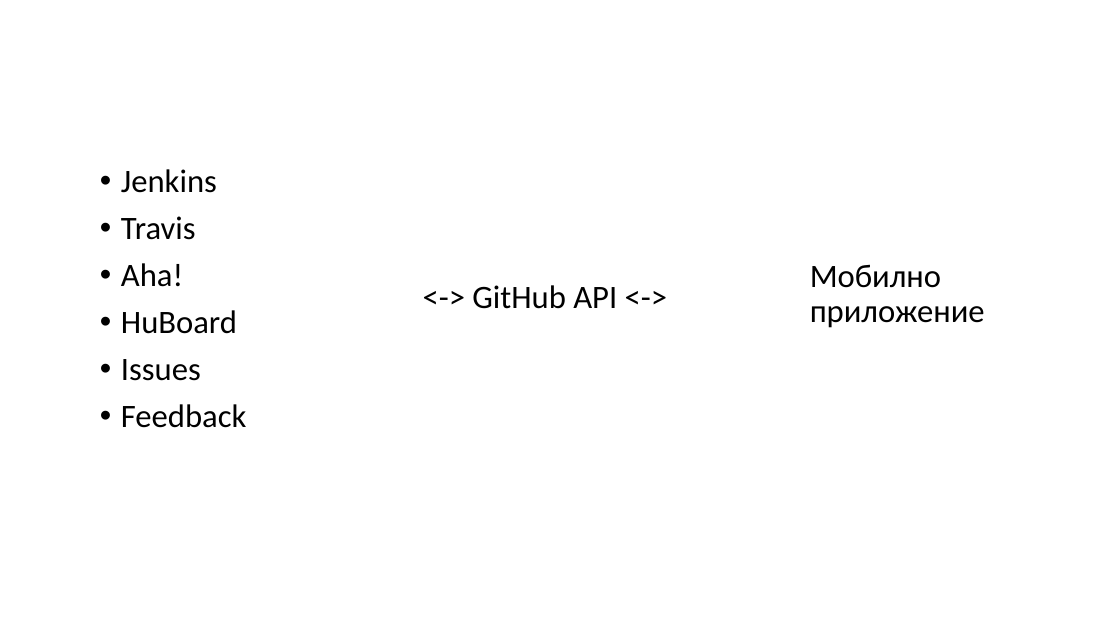
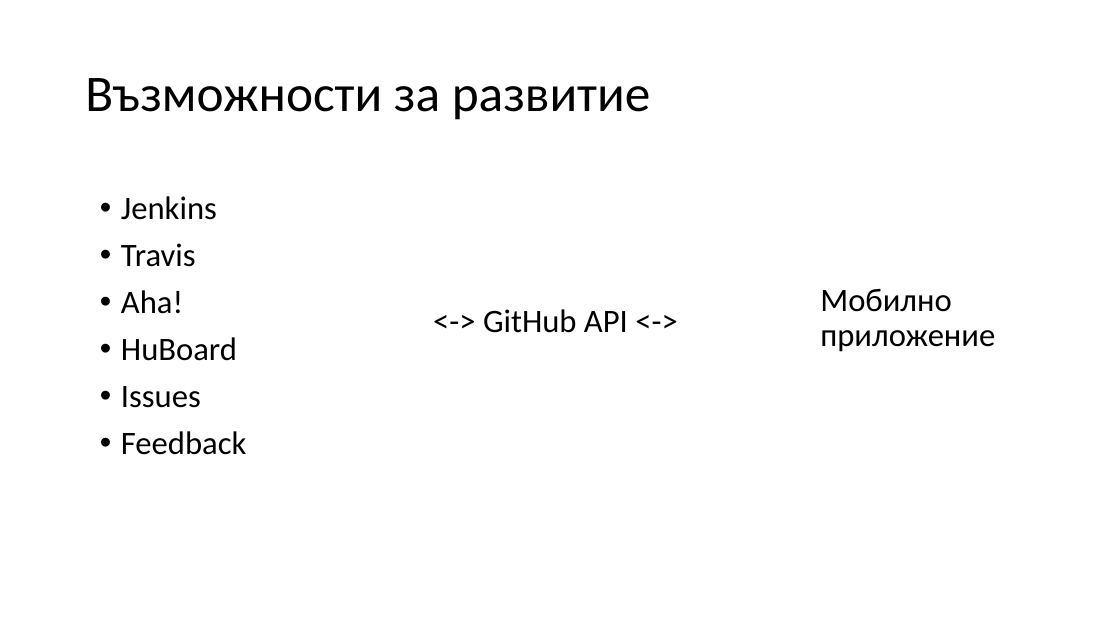
Before and after one commit to FireSt-dead/thesis, a slide deck: slide 8 of paperwork/presentation.ppt (slide 5 before the commit). Drawn at 1120x630 pixels with LibreOffice and Linux fonts; fonts in the diff are those of the drawing. Boxes give left, top, right and bottom in pixels: in the first picture for what was removed or moved away, otherwise in the second. Text is boxed around its words. In the diff, an @@ line names an element or a change of style, - is before the commit and + after.

```diff
--- a/paperwork/presentation.ppt
+++ b/paperwork/presentation.ppt
@@ title added at box(85, 78, 651, 120), 44 pt, text #000000 @@
+Възможности за развитие
@@ text "Jenkins": place and size @@
-text "Jenkins" at box(121, 169, 246, 428)
+text "Jenkins" at box(121, 196, 246, 455)
@@ text "Мобилно приложение": place and size @@
-text "Мобилно приложение" at box(810, 264, 985, 328)
+text "Мобилно приложение" at box(820, 288, 995, 352)
@@ text "<-> GitHub API <->": place and size @@
-text "<-> GitHub API <->" at box(472, 285, 617, 309)
+text "<-> GitHub API <->" at box(483, 309, 628, 333)
```
Also in this commit, not shown: 1 other slide changed, 4 slides added, 2 slides removed.
